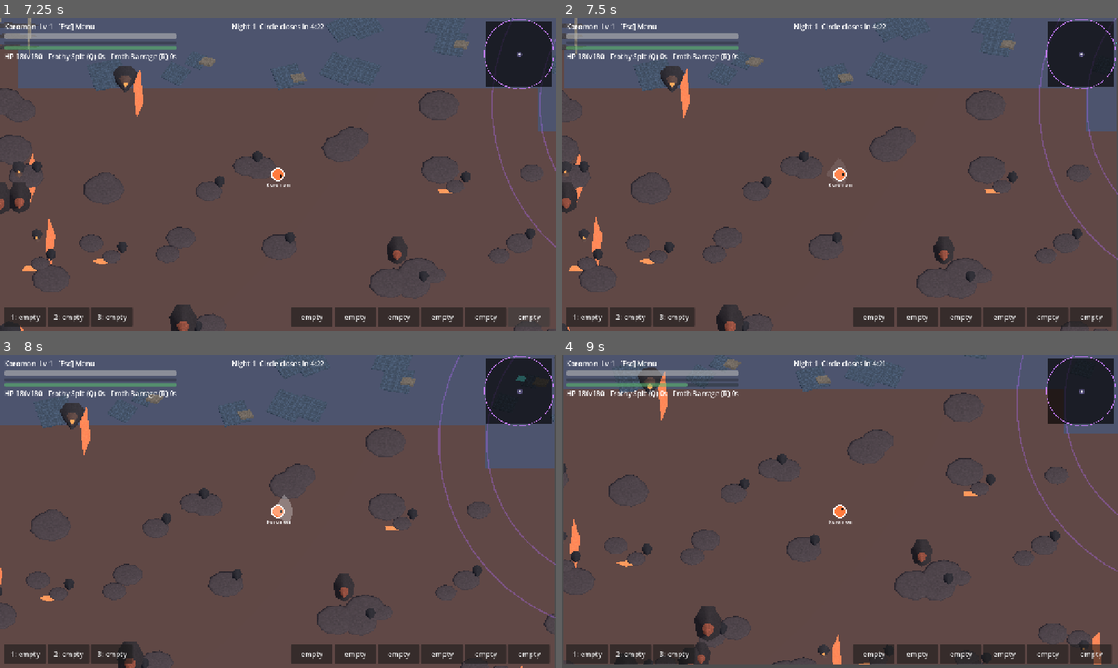
Above: before the commit, frames 1-4 (two rows, left to right).
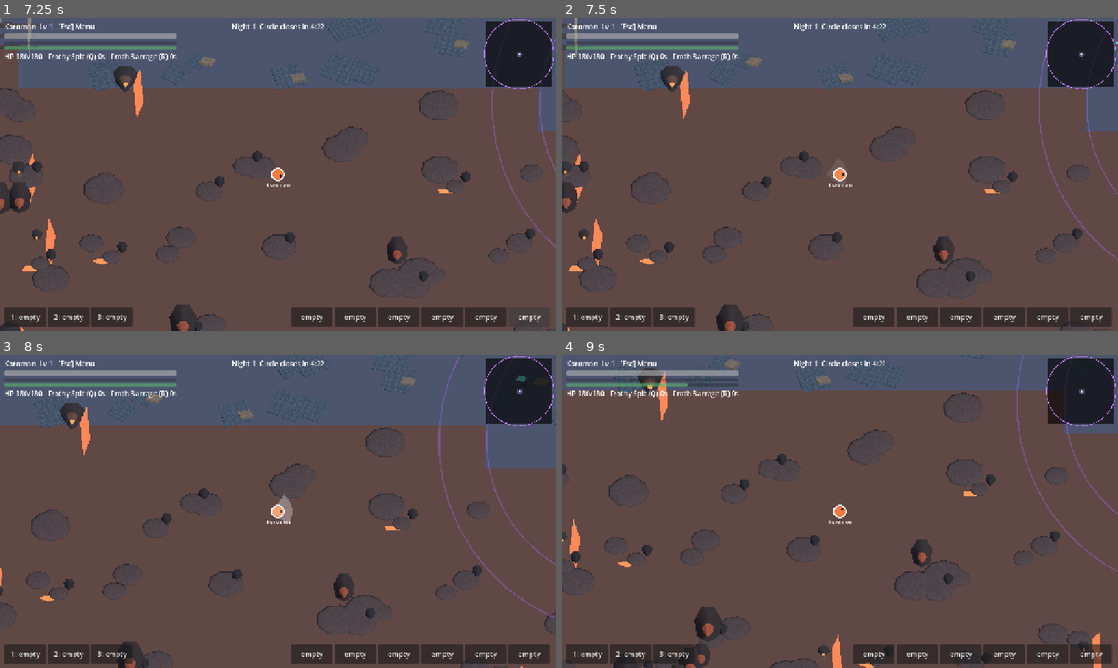
Above: after the commit, the same moments.

Repository: balaxguns/Digirogue-Coop
Game: Godot game, scene res://bugfixes-menu-down-update/scenes/run.tscn
The game is run twice, just before and just after one commit, with the same random seed, the same clock (stepped at 60 frames per second) and the same inputs. This scene is started directly instead of the project's main scene.
Inputs (mouse positions are in pixels of both pictures, inside the frame that each line leads up to):
- Up to frame 1 (7.25 s): click "1: empty" at 0.5 s; click "2: empty" at 1.25 s; click "3: empty" at 2 s; click "empty" at 2.75 s; click "empty" at 3.5 s; click "empty" at 4.25 s; click "empty" at 5 s; click "empty" at 5.75 s; click "empty" at 6.5 s
- Up to frame 2 (7.5 s): tap Enter at 7.25 s; move the mouse to (962, 158) at 7.27 s; press the mouse at (962, 158) at 7.28 s; hold D (move_right) from 7.28 s (still down)
- Up to frame 3 (8 s): keep holding D (move_right)
- Up to frame 4 (9 s): release D (move_right) at 8 s; release the mouse at (962, 495) at 8 s; drag from (728, 527) to (812, 574) at 8.02 s; tap Space (dodge) at 8.75, 8.85 s; move the mouse to (895, 442) at 8.77 s; hold D (move_right) from 8.78 s (still down)

Frame 1 is identical in both runs. In frame 2, 0.2% of the frame differs, in the area x 0-100%, y 0-100%; in frame 3, 0.2%; in frame 4, 1.0%, in the area x 0-97%, y 0-100%.

Commit message:
Synchronize 3D terrain and 2D actor/corruption rendering to the same player position each frame

Diff:
--- a/scripts/run.gd
+++ b/scripts/run.gd
@@ -69,7 +69,7 @@
 	var target := Vector2i(maxi(1, int(viewport_size.x)), maxi(1, int(viewport_size.y)))
 	if terrain_view.size != target:
 		terrain_view.size = target
-	terrain_world.call("follow", cam.get_screen_center_position(), viewport_size.y)
+	terrain_world.call("follow", P.pos, viewport_size.y)
 
 func nm() -> String:
 	return Data.ROSTER[P.line].stages[P.stage]
@@ -1157,7 +1157,7 @@
 	var view := Rect2(P.pos - vp / 2.0 - Vector2(80, 80), vp + Vector2(160, 160))
 	if R.mode == "night":
 		# The 3D terrain is rendered at the same gameplay world coordinates.
-		var center: Vector2 = cam.get_screen_center_position()
+		var center: Vector2 = P.pos
 		draw_texture_rect(terrain_view.get_texture(), Rect2(center - vp * 0.5, vp), false)
 		draw_arc(R.fc, 440.0, 0.0, TAU, 48, Color(0.7, 0.42, 1.0, 0.35), 3.0)
 		draw_arc(R.fc, 330.0, 0.0, TAU, 48, Color(0.7, 0.42, 1.0, 0.35), 3.0)
